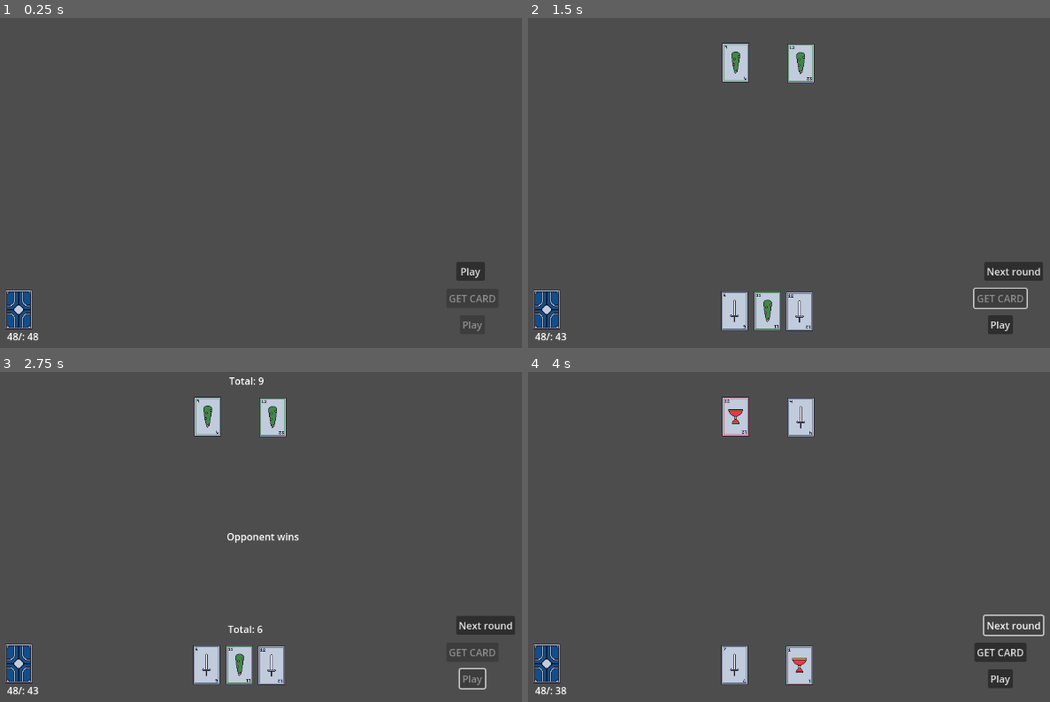
Above: before the commit, frames 1-4 (two rows, left to right).
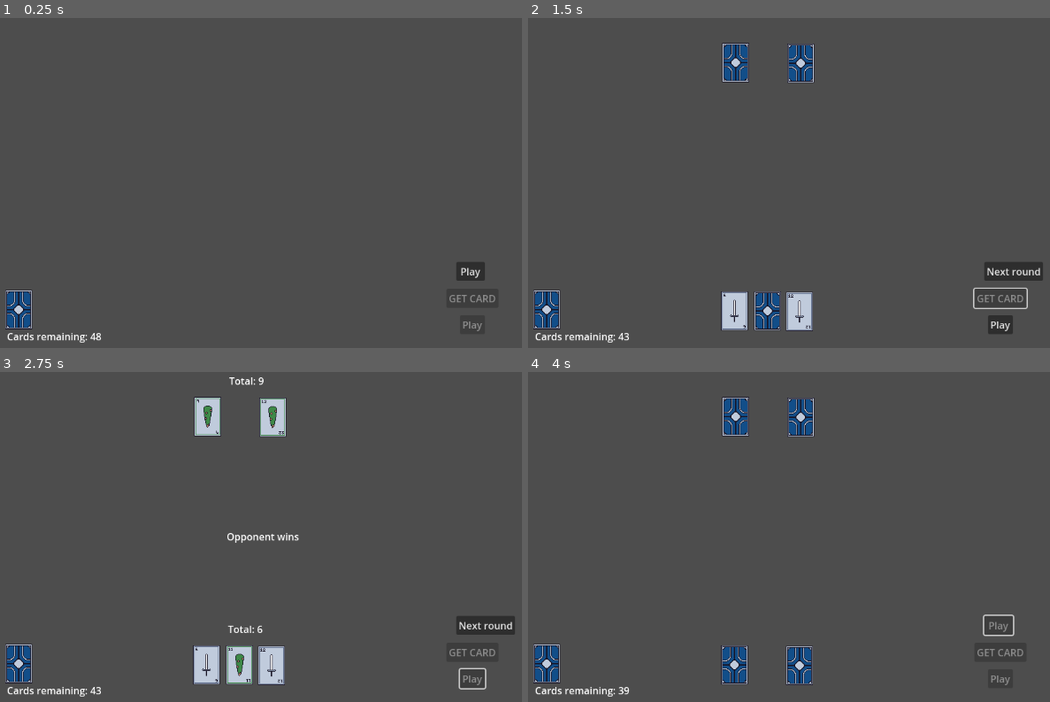
Above: after the commit, the same moments.

Repository: JavoMCL/CardGame
Game: Godot game, scene res://scenes/play.tscn
Same seed, same stepped clock (60 frames per second), same inputs: the game is played once before the commit and once after it. The project has no main scene, so this scene is started directly.
Inputs:
- Up to frame 1 (0.25 s): no input
- Up to frame 2 (1.5 s): click "Play" at 0.5 s; click "GET CARD" at 1.25 s
- Up to frame 3 (2.75 s): click "Play" at 2 s
- Up to frame 4 (4 s): click "Next round" at 2.75 s; click "Play" at 3.5 s

The runs differ from the first frame. In frame 1, 0.2% of the frame differs, in the area x 1-20%, y 95-99%; in frame 2, 1.8%; in frame 3, 0.2%; in frame 4, 2.6%, in the area x 1-99%, y 7-99%.

Commit message:
Upgrades

Diff:
--- a/scenes/card.tscn
+++ b/scenes/card.tscn
@@ -1,9 +1,10 @@
-[gd_scene load_steps=56 format=3 uid="uid://bexe6boid3044"]
+[gd_scene load_steps=58 format=3 uid="uid://bexe6boid3044"]
 
 [ext_resource type="Texture2D" uid="uid://bcwexchg7c5lp" path="res://tiles/Bastos.png" id="1_kg30u"]
 [ext_resource type="Script" uid="uid://7y0025ogeoni" path="res://scenes/script/card.gd" id="1_sy11y"]
 [ext_resource type="Texture2D" uid="uid://bbi4oo5aykpvw" path="res://tiles/Copas.png" id="2_sy11y"]
 [ext_resource type="Texture2D" uid="uid://d0o23evm5sbp4" path="res://tiles/Espadas.png" id="3_6ligt"]
+[ext_resource type="Texture2D" uid="uid://ovpot64n6r3l" path="res://tiles/Default.png" id="4_6ligt"]
 [ext_resource type="Texture2D" uid="uid://d2ud7j4ydbigq" path="res://tiles/Oro.png" id="4_8w5pg"]
 
 [sub_resource type="AtlasTexture" id="AtlasTexture_nvopj"]
@@ -101,6 +102,10 @@
 [sub_resource type="AtlasTexture" id="AtlasTexture_s05jc"]
 atlas = ExtResource("2_sy11y")
 region = Rect2(0, 128, 64, 64)
+
+[sub_resource type="AtlasTexture" id="AtlasTexture_8w5pg"]
+atlas = ExtResource("4_6ligt")
+region = Rect2(0, 0, 64, 64)
 
 [sub_resource type="AtlasTexture" id="AtlasTexture_5jtkw"]
 atlas = ExtResource("3_6ligt")
@@ -394,6 +399,14 @@
 }, {
 "frames": [{
 "duration": 1.0,
+"texture": SubResource("AtlasTexture_8w5pg")
+}],
+"loop": true,
+"name": &"Default",
+"speed": 5.0
+}, {
+"frames": [{
+"duration": 1.0,
 "texture": SubResource("AtlasTexture_5jtkw")
 }],
 "loop": true,
@@ -593,7 +606,7 @@
 
 [node name="AnimatedSprite2D" type="AnimatedSprite2D" parent="."]
 sprite_frames = SubResource("SpriteFrames_j7avg")
-animation = &"Bastos12"
+animation = &"Default"
 
 [node name="CollisionShape2D" type="CollisionShape2D" parent="."]
 shape = SubResource("RectangleShape2D_17cq0")
--- a/scenes/script/card.gd
+++ b/scenes/script/card.gd
@@ -5,7 +5,10 @@
 var suit: String
 var value: int
 
+func show_face_down() -> void:
+	sprite.play("Default")
+
 func show_card(s: String, v: int) -> void:
 	suit = s
 	value = v
-	sprite.play(s + str(v)) # ex: "Oro" + "10" = "Oro10"
+	sprite.play(s + str(v))
--- a/scenes/script/card_area.gd
+++ b/scenes/script/card_area.gd
@@ -6,39 +6,70 @@
 @onready var result_label: Label = $ResultLabel
 
 const SPECIAL_TRIO_VALUE := 30 # adjust to the actual game rule
+const DEAL_DELAY := 0.3 # seconds between each card appearing
 
 var cards: Array = [] # each element is [suit, value]
-var pending_extra_card: Array = []
+var pending_extra_card: Array = [] # opponent's hidden 3rd card value, until revealed
 
-func receive_cards(c1: Array, c2: Array) -> void:
+# reveal = true: cards flip face up automatically once dealt (used by the player)
+# reveal = false: cards stay face down until reveal_all() is called (used by the opponent)
+func receive_cards(c1: Array, c2: Array, reveal: bool = false) -> void:
 	cards.clear()
 	pending_extra_card = []
+	result_label.text = ""
+
+	card1.visible = false
+	card2.visible = false
+	card3.visible = false
+
 	cards.append(c1)
 	cards.append(c2)
 
-	card1.visible = true
-	card1.show_card(c1[0], c1[1])
-	card2.visible = true
-	card2.show_card(c2[0], c2[1])
-	card3.visible = false
+	await _deal_card(card1)
+	await _deal_card(card2)
 
-	result_label.text = ""
+	if reveal:
+		reveal_initial_cards()
 
+func _deal_card(card_node: StaticBody2D) -> void:
+	card_node.show_face_down()
+	card_node.visible = true
+	await get_tree().create_timer(DEAL_DELAY).timeout
+
+func reveal_initial_cards() -> void:
+	if cards.size() > 0:
+		card1.show_card(cards[0][0], cards[0][1])
+	if cards.size() > 1:
+		card2.show_card(cards[1][0], cards[1][1])
+
+# Used by the PLAYER's hit button: deals face down, waits, then reveals the value.
 func add_extra_card(c3: Array) -> void:
 	if cards.size() >= 3:
 		return
 	cards.append(c3)
-	card3.visible = true
+	await _deal_card(card3)
 	card3.show_card(c3[0], c3[1])
 
+# Used by the OPPONENT: the card appears face down immediately (visible feedback
+# that it took a card), but its value stays hidden until reveal_extra_card().
 func decide_extra_card(c3: Array) -> void:
+	if cards.size() >= 3:
+		return
+	cards.append(c3)
 	pending_extra_card = c3
+	card3.show_face_down()
+	card3.visible = true
 
 func reveal_extra_card() -> void:
 	if pending_extra_card.is_empty():
 		return
-	add_extra_card(pending_extra_card)
+	card3.show_card(pending_extra_card[0], pending_extra_card[1])
 	pending_extra_card = []
+
+# Reveals the opponent's initial 2 cards + the pending extra card value, if any.
+func reveal_all() -> void:
+	reveal_initial_cards()
+	reveal_extra_card()
 
 func is_special_trio() -> bool:
 	if cards.size() != 3:
--- a/scenes/script/play.gd
+++ b/scenes/script/play.gd
@@ -24,38 +24,43 @@
 	_update_deck_label(remaining)
 
 func _update_deck_label(remaining: int) -> void:
-	deck_count_label.text = "48/: %d" % remaining
+	deck_count_label.text = "Cards remaining: %d" % remaining
 
 func _on_play_pressed() -> void:
 	if round_active:
 		_reset_round()
 		return
 
-	player_area.receive_cards(deck.deal(), deck.deal())
-	opponent_area.receive_cards(deck.deal(), deck.deal())
+	play_button.disabled = true
+	hit_button.disabled = true
+	stand_button.disabled = true
+	winner_label.text = ""
+	round_active = true
 
-	round_active = true
+	player_area.receive_cards(deck.deal(), deck.deal(), true)
+	await opponent_area.receive_cards(deck.deal(), deck.deal(), false)
+
+	_opponent_decide()
+
 	play_button.text = "Next round"
+	play_button.disabled = false
 	hit_button.disabled = false
 	stand_button.disabled = false
-	winner_label.text = ""
-
-	_opponent_decide()
 
 func _on_hit_pressed() -> void:
 	if player_area.has_third_card():
 		return
-	player_area.add_extra_card(deck.deal())
 	hit_button.disabled = true
+	await player_area.add_extra_card(deck.deal())
 
 func _opponent_decide() -> void:
 	if opponent_area.has_third_card():
 		return
 	if opponent_area.calculate_score() < 7:
-		opponent_area.decide_extra_card(deck.deal())
+		opponent_area.decide_extra_card(deck.deal()) # shows face down now, value hidden
 
 func _on_stand_pressed() -> void:
-	opponent_area.reveal_extra_card() # only shown now, once you stand
+	opponent_area.reveal_all() # value of hidden cards shown only now
 
 	player_area.show_result()
 	opponent_area.show_result()
